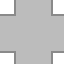
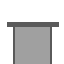
Revision of a layered (64, 64) image; what changed, layer by layer:
added layer "down stop" above "OVERLAY" over [left=7, top=22, right=59, bottom=64]
hid "OVERLAY" over [left=0, top=0, right=64, bottom=64]
